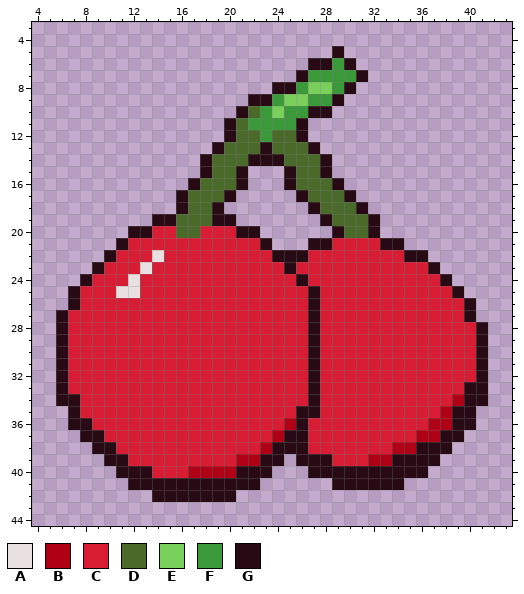
Pixel-art file: 画像完成品/ルーレット_作り直し/Aseprite/symbol_cherry.aseprite. Above, as it was before the edit.
48x48 pixels, 1 frame. Colours within 5 levels of each other are drawn and written as one. Shown: x 4..43, y 3..44.
Palette (. is transparent): A #e9e0e2  B #b00016  C #d81c34  D #4a6a2a  E #78d05a  F #3a9a3a  G #280a14
Pixels before, first column x 6:
 5 .......................G............
 6 .....................GGFG...........
 7 ....................GFFFFG..........
 8 ..................GGFEEFG...........
 9 ................GGFEEFFG............
10 ...............GDFEFFGG.............
11 ..............GDFFFFG...............
12 ..............GDDFDDG...............
13 .............GDDDGDDDG..............
14 ............GDDDGGGDDDG.............
15 ............GDDG...GDDG.............
16 ...........GDDDG...GDDDG............
17 ..........GDDDG.....GDDDG...........
18 ..........GDDG.......GDDDG..........
19 ........GGDDDGG.......GDDDG.........
20 ......GGCCDDCCCGG......GDDG.........
21 .....GCCCCCCCCCCCG...GGCCCCGG.......
22 ....GCCCACCCCCCCCCGGGCCCCCCCCGG.....
23 ...GCCCACCCCCCCCCCCGCCCCCCCCCCCG....
24 ..GCCCACCCCCCCCCCCCCGCCCCCCCCCCCG...
25 .GCCCAACCCCCCCCCCCCCCGCCCCCCCCCCCG..
26 .GCCCCCCCCCCCCCCCCCCCGCCCCCCCCCCCCG.
27 GCCCCCCCCCCCCCCCCCCCCGCCCCCCCCCCCCG.
28 GCCCCCCCCCCCCCCCCCCCCGCCCCCCCCCCCCCG
29 GCCCCCCCCCCCCCCCCCCCCGCCCCCCCCCCCCCG
30 GCCCCCCCCCCCCCCCCCCCCGCCCCCCCCCCCCCG
31 GCCCCCCCCCCCCCCCCCCCCGCCCCCCCCCCCCCG
32 GCCCCCCCCCCCCCCCCCCCCGCCCCCCCCCCCCCG
33 GCCCCCCCCCCCCCCCCCCCCGCCCCCCCCCCCCGG
34 GGCCCCCCCCCCCCCCCCCCCGCCCCCCCCCCCBGG
35 .GCCCCCCCCCCCCCCCCCCGGCCCCCCCCCCBGG.
36 .GGCCCCCCCCCCCCCCCCBGCCCCCCCCCCBBGG.
37 ..GGCCCCCCCCCCCCCCBGGCCCCCCCCCBBGG..
38 ...GGCCCCCCCCCCCCBGGGCCCCCCCBBGGG...
39 ....GGCCCCCCCCCBBGG.GGGCCCBBGGGG....
40 .....GGGCCCBBBBGGG...GGGGGGGGGG.....
41 ......GGGGGGGGGGG......GGGGGG.......
42 ........GGGGGGG.....................
New version:
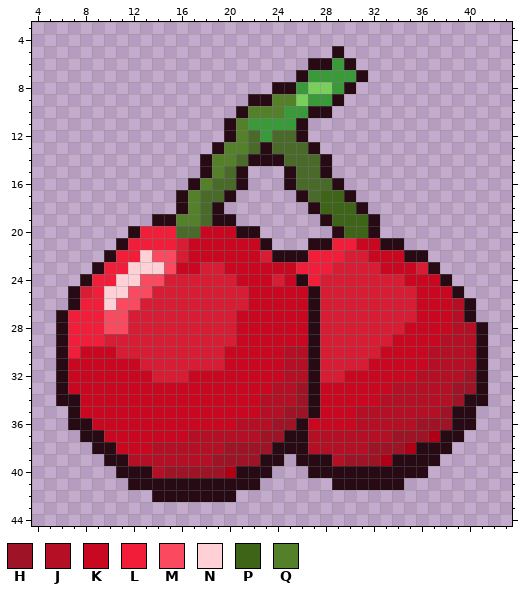
Colours new in this view: H #9e1325  J #b40f24  K #ca0720  L #f21d39  M #fb4960  N #ffd0d6  P #3e6517  Q #55802a
What changed:
Changed rows in their new state; - is an unchanged pixel.
first column x 7:
 9 -----------------QQ---------------
10 ---------------QQQ----------------
11 --------------Q-------------------
12 --------------Q-------------------
13 -------------QQ-------------------
14 ------------QQ--------------------
15 ------------Q---------------------
16 -----------Q----------------------
17 ----------Q----------PP-----------
18 ----------Q----------PPP----------
19 ---------QQ-----------PPP---------
20 ------LLL--KKK---------PP---------
21 -----LLLL-KKKKKK------LLKK--------
22 ----LLNMM-KKKKKK----LLL--KKK------
23 ---LLNNNMKK--KKKKKKLLL----KKK-----
24 --LLNNMM------KKK-K-L-------KKK---
25 --LNNMM--------KKKKK---------KKK--
26 -LLNMM---------KKKKK---------KKKJ-
27 LLLMM---------KKKKKK---------KKKJ-
28 LLLMM---------KKKKKK--------KKKKJJ
29 LLL-----------KKKKKK-------KKKKJJJ
30 LKKK---------KKKKKJJ------KKKKJJJJ
31 KKKKKK-------KKKKKJJ-----KKKKKJJJJ
32 KKKKKKK---KKKKKKKKJJ---KKKKKKJJJJH
33 KKKKKKKKKKKKKKKKKJJH-KKKKKKJJJJJHH
34 -KKKKKKKKKKKKKKKJJJH-KKKKKJJJJJJH-
35 -KKKKKKKKKKKKKKKJJHH-KKKJJJJJJJH--
36 --KKKKKKKKKKKKJJJHH-KKKKJJJJJHHH--
37 ---KKKKKKKJJJJJJHH--JJJJJJJHHH----
38 ----KKKJJJJJJHHHH---JJJJJHHH------
39 -----JJJJJJJHHHH------JHHH--------
40 -------JHHHHH---------------------
